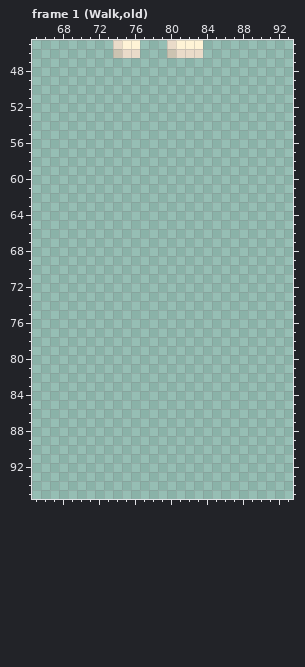
Two versions of one pixel-art file, JRs Hope Hospital/Picture/master_banch2.ase. That is the earlier state.
128x96 pixels, 8 frames. Shown: frame 1 (Walk,old): x 65..93, y 45..95. The old version is drawn lined up with the new one, on the new canvas. The commit also changed other frames or places, which this record leaves out.
After the commit:
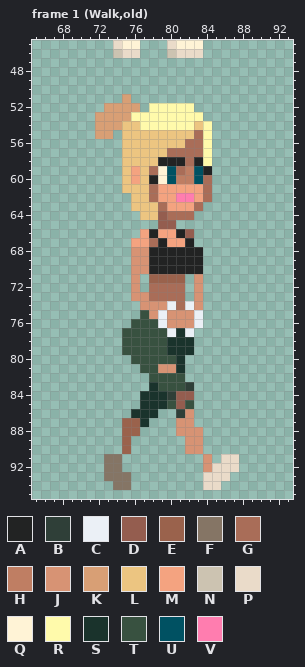
Palette (. is transparent): A #222323  B #2f3f38  C #ebf0f6  D #945d4f  E #9a624c  F #857565  G #a96d58  H #bf7e63  J #d79374  K #d89f75  L #ecc581  M #f4a380  N #ccc3b1  P #eadbc9  Q #fff3d6  R #fffaab  S #1a332c  T #385140  U #005162  V #ff7daf
From old to new:
canvas 128x96 -> 160x96
Changed rows in their new state; - is an unchanged pixel.
Frame 1 (Walk,old):
first column x 72:
51 ---K------------
52 -KKKK-RRRRR-----
53 KKKKRRRRRRRR----
54 KKKLLRRRRRRLR---
55 KK-LLLLLLLLGR---
56 ---LLLLLLLGGR---
57 ---LLLLLGGGGR---
58 ---LLLLAAAGAR---
59 ---LMLGQUGHUA---
60 ---LMLAQUHHUG---
61 ---LLLGMMMMMG---
62 ----LLGMMVVMG---
63 ----LLLGMMMG----
64 -----LLDGGG-----
65 -------DD-------
66 -----MAMMAD-----
67 ----MMGAMMA-----
68 ----JJAAAAAA----
69 ----JJAAAAAA----
70 ----JJAAAAAA----
71 ----J-EEEE-J----
72 ----J-GGGG-J----
73 ----JJGGGG-J----
74 -----JJJCGCJ----
75 -----TJCJJJC----
76 ----TTTCJJJC----
77 ---TTTTTCSC-----
78 ---TTTTTSSS-----
79 ---TTTTTSSS-----
80 ----TTTTTS------
81 -----TTJJS------
82 ------TTTT------
83 ------STTTB-----
84 -----SSSBDD-----
85 -----SSSTDT-----
86 ----SSS--BJ-----
87 ---EES---JJ-----
88 ---EE----JJJ----
89 ---E------JJ----
90 ---E------JJ----
91 -FF---------J-PP
92 -FF---------JPPP
93 -FFF--------PPP-
94 --FF--------PP--
Pixel boxes of the changes (left, top, right, bottom) in both pictures:
added: (95, 94, 239, 490)
